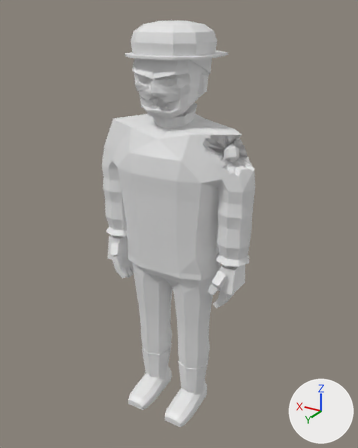
The glTF model assets/models/zombie_firefighter_m_b4.glb: old version first, new version second.
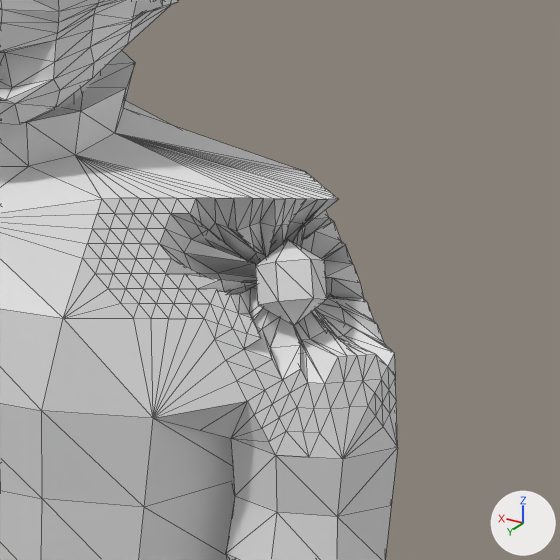
There are two pictures of each version: one whole from a camera (50 mm lens) standing at (-1.182, 1.918, 2.012) and looking at (0.002, -0.056, 1.025), one close up on the part from 47% to 81% of the width and 20% to 48% of the height. The axes (+X, +Y, +Z) are drawn at lower right. The lights are the same throughout. The older version's two pictures come first. The close-ups show mesh edges as thin lines. Vertices at exactly the same position are counted once.

Names of what the first close-up shows: 'zombie_firefighter_m_b4'.
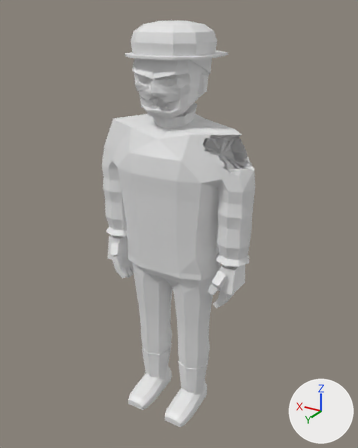
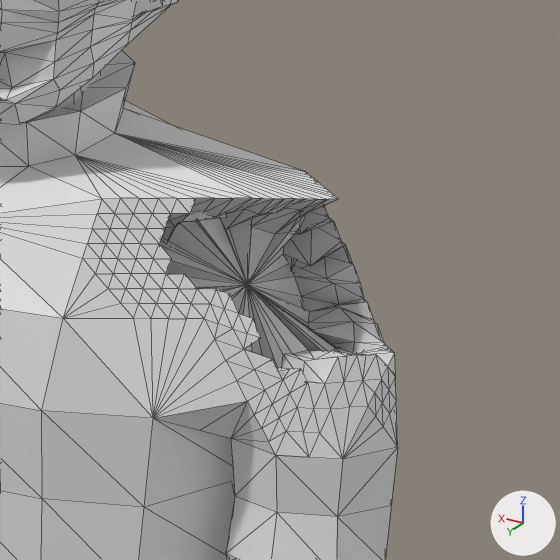
Changed parts and their boxes (x1, y1, x2, y2) in the close-ups (560 x 560 px; the box of a moved part takes in the faces that stretch with it):
part 1 of me_zombie_firefighter_m_b4, added (mostly hidden)
    after: (182, 211, 227, 222)
part 2 of me_zombie_firefighter_m_b4, moved or reshaped
    both: (159, 198, 394, 384)

Edits to the bpy script that builds the scene:
```text
Change me_zombie_firefighter_m_b4:
    used by ob_zombie_firefighter_m_b4; location = (0.0, 0.0, 0.0)
    remove me_zombie_firefighter_m_b4.from_pydata(...)  # 1776 vertices, 3401 faces; spans x -0.42..0.42, y -0.29..0.22, z 0.0..1.97
    add me_zombie_firefighter_m_b4.from_pydata(...)  # 1886 vertices, 3601 faces; spans x -0.42..0.42, y -0.29..0.22, z 0.0..1.97
    me_zombie_firefighter_m_b4 part 1: a new loose piece of 20 vertices spanning x -0.24..-0.02, y 0.01..0.1, z 1.47..1.52
    me_zombie_firefighter_m_b4 part 2
    13 vertices are removed from x -0.34..-0.27, y -0.02..0.06, z 1.41..1.5
    48 faces are deleted
    3 vertices in x -0.27..-0.25, y 0.04..0.05, z 1.44..1.45 move by (0.03, 0.0, -0.01)
    116 vertices move from x -0.35..-0.21, y -0.05..0.06, z 1.39..1.51 to x -0.36..-0.02, y -0.11..0.06, z 1.34..1.52
    47 vertices are added at x -0.29..-0.01, y -0.12..0.1, z 1.29..1.52
    108 new faces join them
    other edits to the shape of me_zombie_firefighter_m_b4 do not show in these pictures
```
